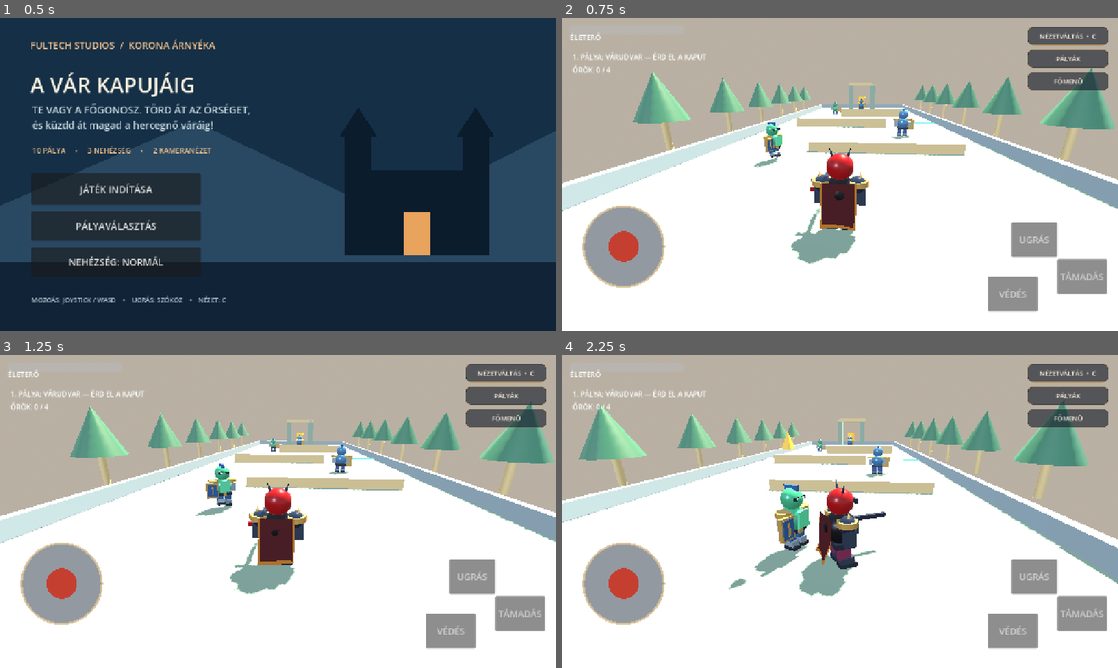
Above: before the commit, frames 1-4 (two rows, left to right).
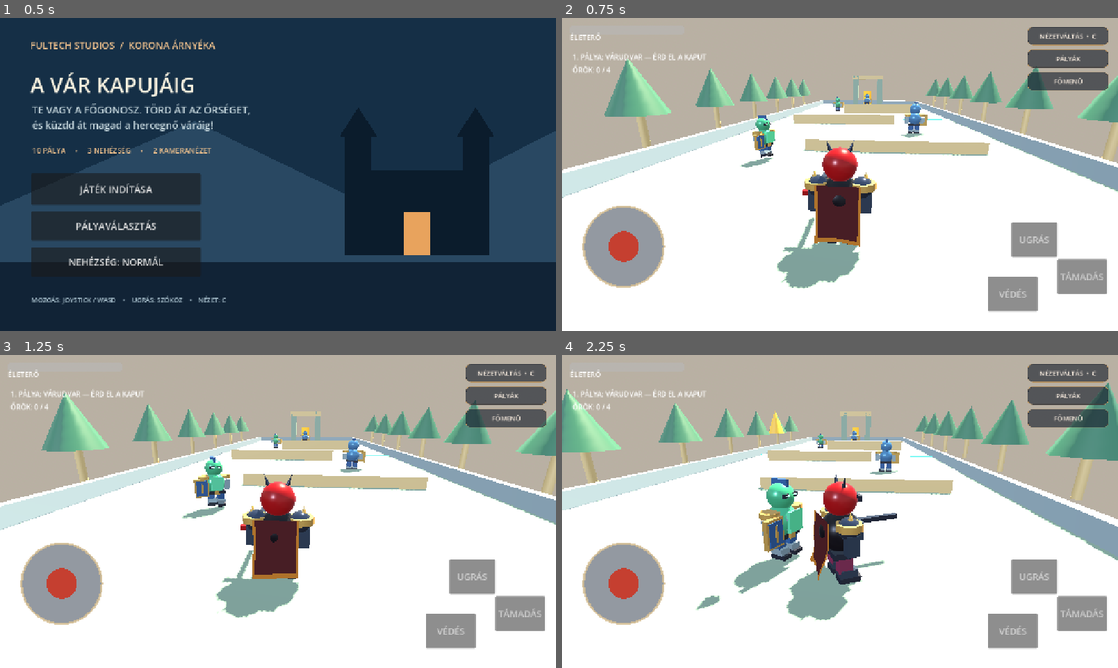
Above: after the commit, the same moments.

Repository: fuloplevente1998/reverse-supermario
Game: Godot game, scene res://scenes/title.tscn
Same seed, same stepped clock (60 frames per second), same inputs: the game is played once before the commit and once after it.
Inputs (mouse positions are in pixels of both pictures, inside the frame that each line leads up to):
- Up to frame 1 (0.5 s): no input
- Up to frame 2 (0.75 s): click "JÁTÉK INDÍTÁSA" at 0.5 s
- Up to frame 3 (1.25 s): no input
- Up to frame 4 (2.25 s): tap Enter at 1.25 s; drag from (623, 583) to (895, 442) at 1.27 s; drag from (728, 527) to (812, 574) at 2.02 s

Frame 1 is identical in both runs. In frame 2, 18% of the frame differs, in the area x 0-100%, y 13-87%; in frame 3, 19%; in frame 4, 22%, in the area x 0-100%, y 8-85%.

Commit message:
camera: improve hero visibility without losing obstacle overview

Diff:
--- a/scripts/camera_rig.gd
+++ b/scripts/camera_rig.gd
@@ -20,8 +20,8 @@
     camera.look_at(global_position + Vector3(0, 0.65, 0))
 
 func _place_camera() -> void:
-    camera.position = Vector3(-11, 3.5, 0) if side_view else Vector3(-0.6, 2.8, -6.3)
-    camera.fov = 58.0 if side_view else 65.0
+    camera.position = Vector3(-11, 3.5, 0) if side_view else Vector3(-0.6, 2.45, -5.55)
+    camera.fov = 58.0 if side_view else 60.0
     camera.look_at(global_position + Vector3(0, 0.65, 0))
 
 func _unhandled_key_input(event: InputEvent) -> void:
